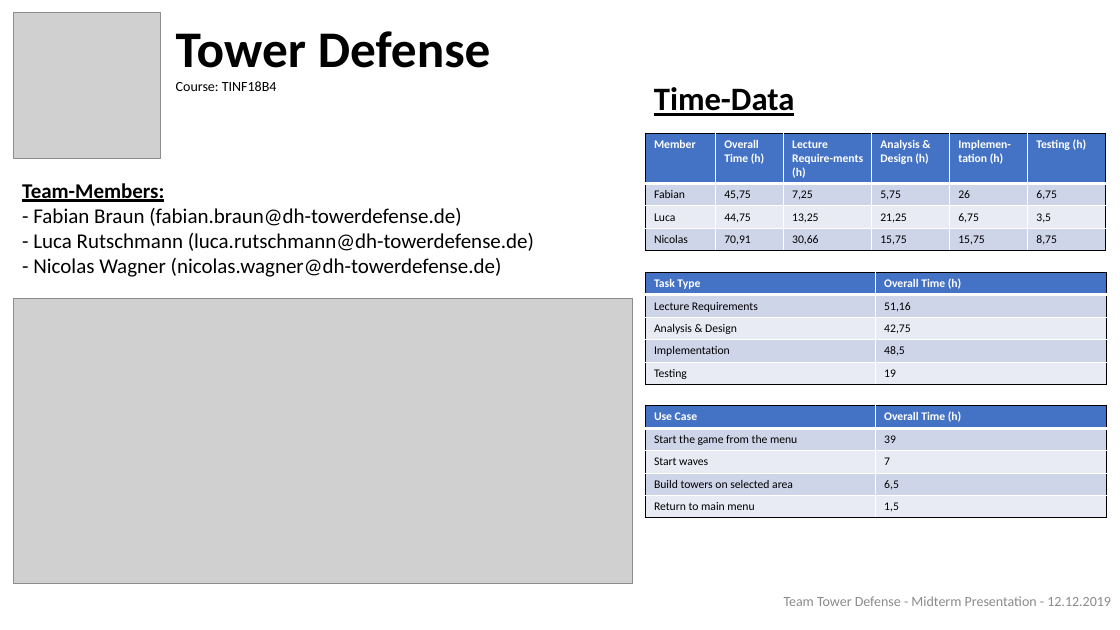
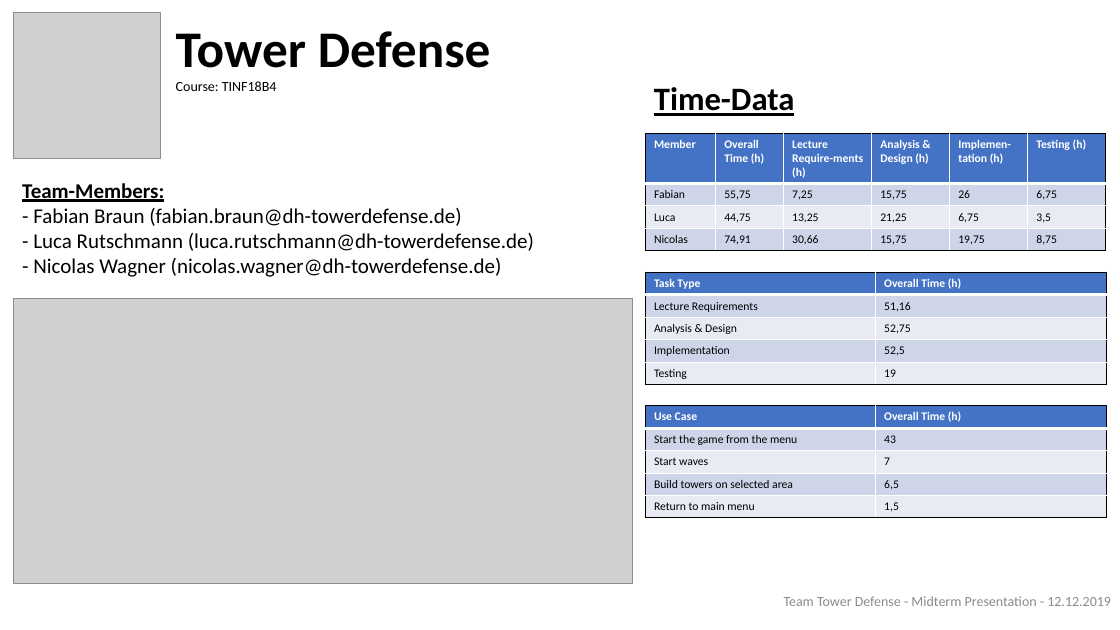
Before and after one commit to niwa99/Tower-Defense, a slide deck: slide 1 of midterm-presentation/Handout-Midterm.pptx. Drawn at 1120x630 pixels with LibreOffice and Linux fonts; fonts in the diff are those of the drawing; grey boxes stand for pictures. Boxes give left, top, right and bottom in pixels: in the first picture for what was removed or moved away, otherwise in the second. Text is boxed around its words. In the diff, an @@ line names an element or a change of style, - is before the commit and + after.

```diff
--- a/midterm-presentation/Handout-Midterm.pptx
+++ b/midterm-presentation/Handout-Midterm.pptx
@@ table at [646,133,1107,250] @@
-row 2, column 2: 45,75
+row 2, column 2: 55,75
-row 2, column 4: 5,75
+row 2, column 4: 15,75
-row 4, column 2: 70,91
+row 4, column 2: 74,91
-row 4, column 5: 15,75
+row 4, column 5: 19,75
@@ table at [646,272,1107,384] @@
-row 3, column 2: 42,75
+row 3, column 2: 52,75
-row 4, column 2: 48,5
+row 4, column 2: 52,5
@@ table at [646,406,1107,518] @@
-row 2, column 2: 39
+row 2, column 2: 43
```
Also in this commit, not shown: 3 other files.
